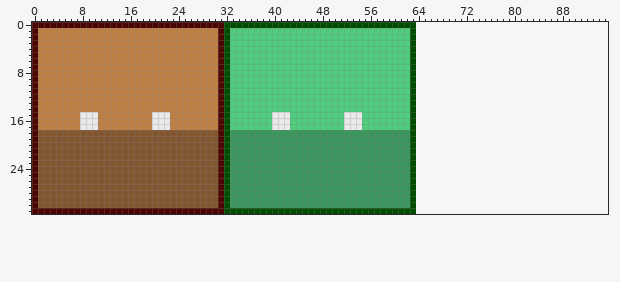
Sprite sheet: games/2dexplorer/txr/npc.png. Above, as it was before the edit.
The file is 64x32 pixels. The old version is drawn lined up with the new one, on the new canvas.
After:
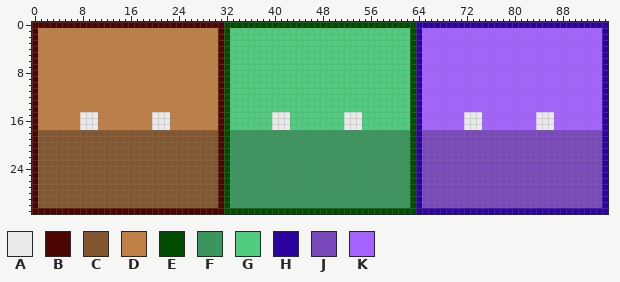
Palette (. is transparent): A #eaeaea  B #4c0601  C #825730  D #bf8046  E #014c01  F #3a965c  G #4fcc7d  H #2c039e  J #7949bc  K #a463ff
The exact change:
canvas 64x32 -> 96x32
There is now colour A in rows 15 to 17 at x 72 to 74 and 84 to 86.
There is now colour H in row 0 at x 64 to 95; in rows 1 to 30 at x 64 and 95; in row 31 at x 64 to 95.
There is now colour J in rows 18 to 30 at x 65 to 94.
There is now colour K in rows 1 to 14 at x 65 to 94; in rows 15 to 17 at x 65 to 71, 75 to 83 and 87 to 94.
Where, in picture pixels (left, top, right, bottom), the same in both pictures:
added: (416, 22, 608, 214)
